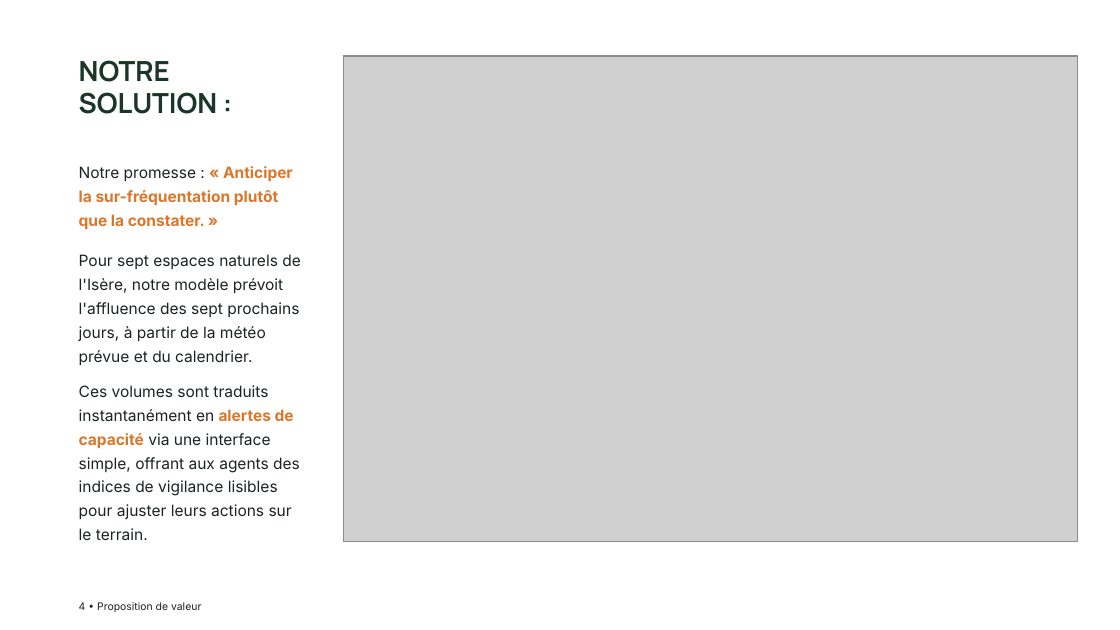
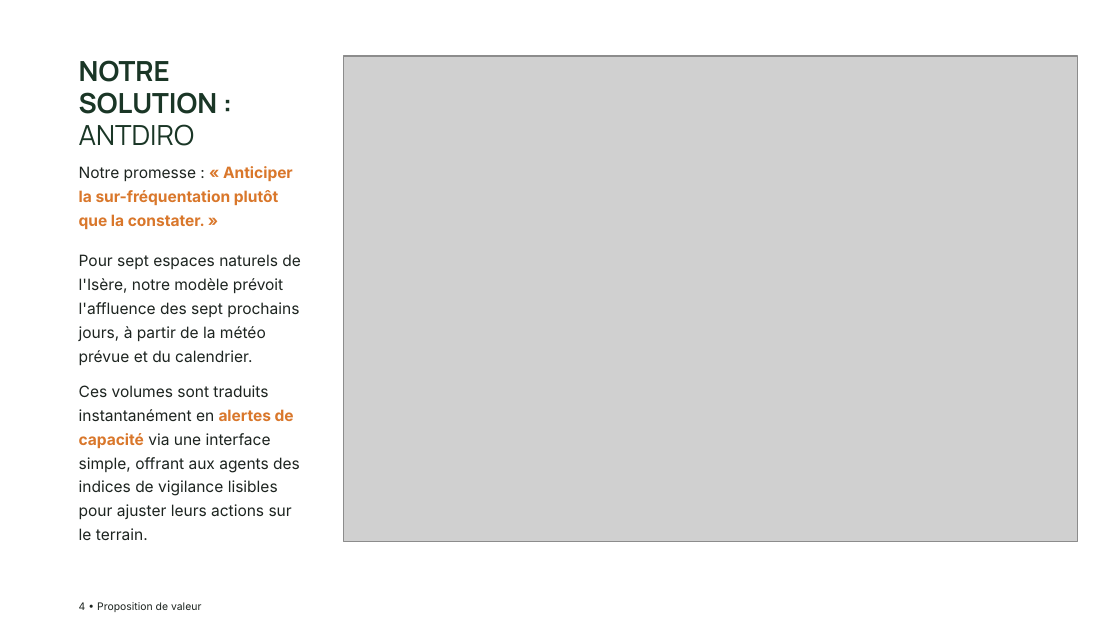
Before and after one commit to Claken/HACKATHON-DGE, a slide deck: slide 4 of livrable/Equipe 2 - Slides.pptx. Drawn at 1120x630 pixels with LibreOffice and Linux fonts; fonts in the diff are those of the drawing; grey boxes stand for pictures; background and template pictures are left out. Boxes give left, top, right and bottom in pixels: in the first picture for what was removed or moved away, otherwise in the second. Text is boxed around its words. In the diff, an @@ line names an element or a change of style, - is before the commit and + after.

```diff
--- a/livrable/Equipe 2 - Slides.pptx
+++ b/livrable/Equipe 2 - Slides.pptx
@@ text at bbox=[79, 60, 218, 146]: text changed @@
-NOTRE SOLUTION :
+NOTRE SOLUTION : ANTDIRO
```
Also in this commit, not shown: 1 other slide changed.
